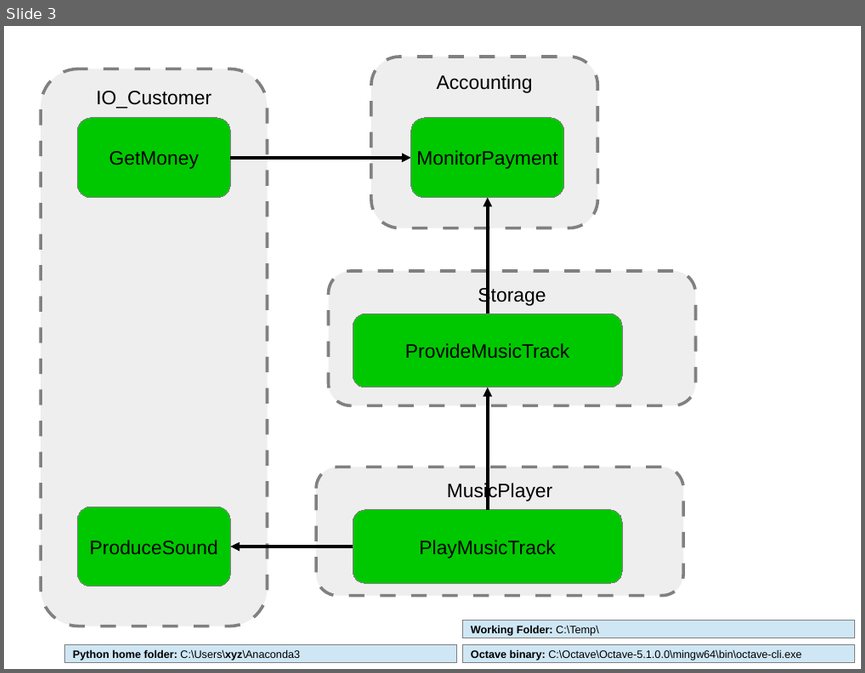
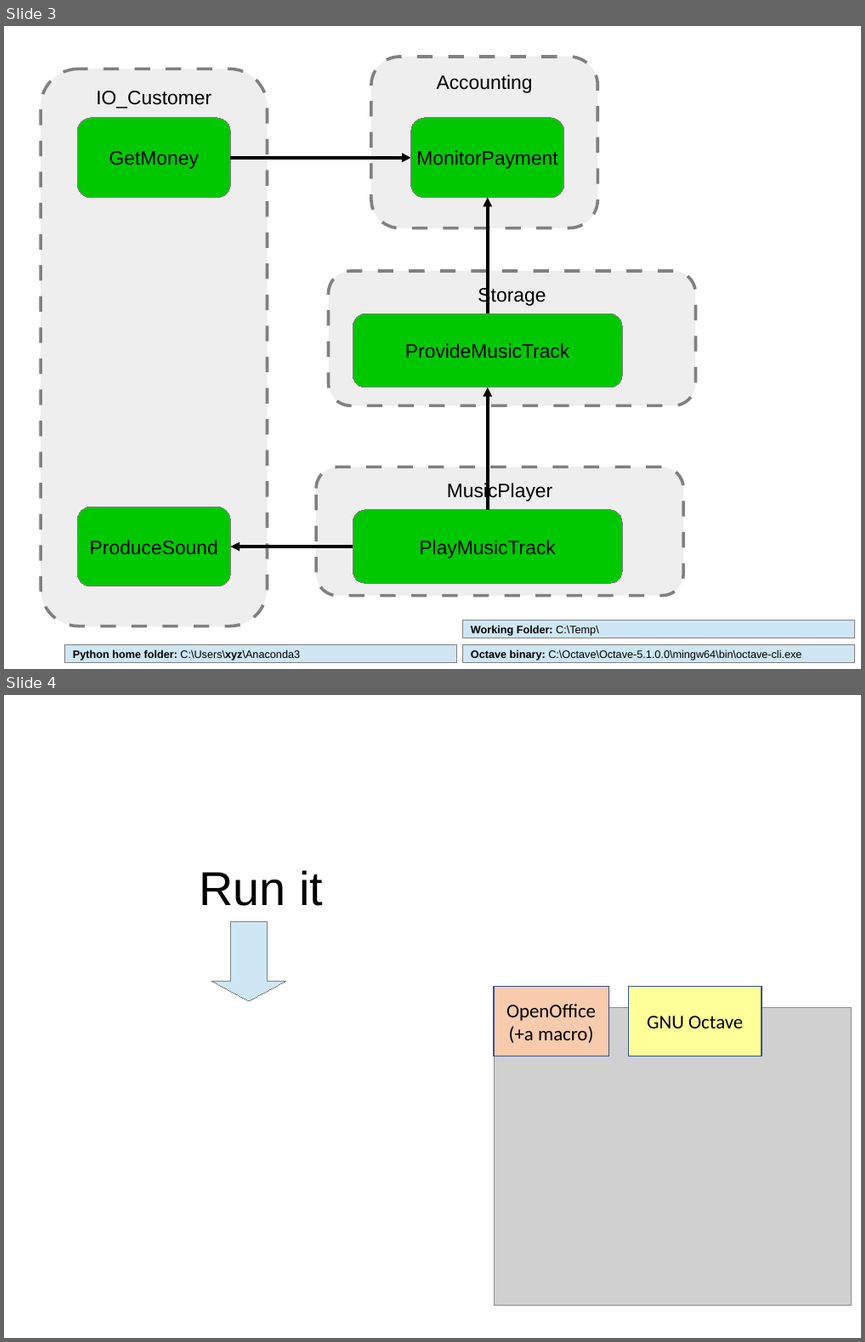
Before and after one commit to GfSE/fas4sysmlv2, a slide deck: src/io/usecase-activity-editor/fas_frontend.odp. Shown one above the other, each under a label of ours: slide 3 before the commit, slides 3 and 4 after it. The pictures are 865x673 and 865x1342 pixels, drawn with LibreOffice and Linux fonts; fonts in the diff are those of the drawing; grey boxes stand for pictures. Boxes give left, top, right and bottom in pixels: in the first picture for what was removed or moved away, otherwise in the second. Text is boxed around its words. In the diff, an @@ line names an element or a change of style, - is before the commit and + after.

```diff
--- a/src/io/usecase-activity-editor/fas_frontend.odp
+++ b/src/io/usecase-activity-editor/fas_frontend.odp
@@ slide 4 added at (4, 695, 861, 1338), background #FFFFFF @@
@@ title added at (199, 870, 323, 906), 44 pt, text #000000 @@
+Run it
@@ down arrow added at (212, 921, 285, 1000), fill #CFE7F5, outline #808080 0 pt @@
@@ rectangle added at (494, 986, 609, 1055), fill #F8CBAD, outline #325490 0.99 pt, 18 pt, text #000000 @@
+OpenOffice
+(+a macro)
@@ rectangle added at (629, 986, 761, 1055), fill #FFFF99, outline #325490 0.99 pt, 18 pt, text #000000 @@
+GNU Octave
@@ picture added at (494, 1008, 852, 1305) @@
```
Also in this commit, not shown: 1 slide changed, 1 other file.
